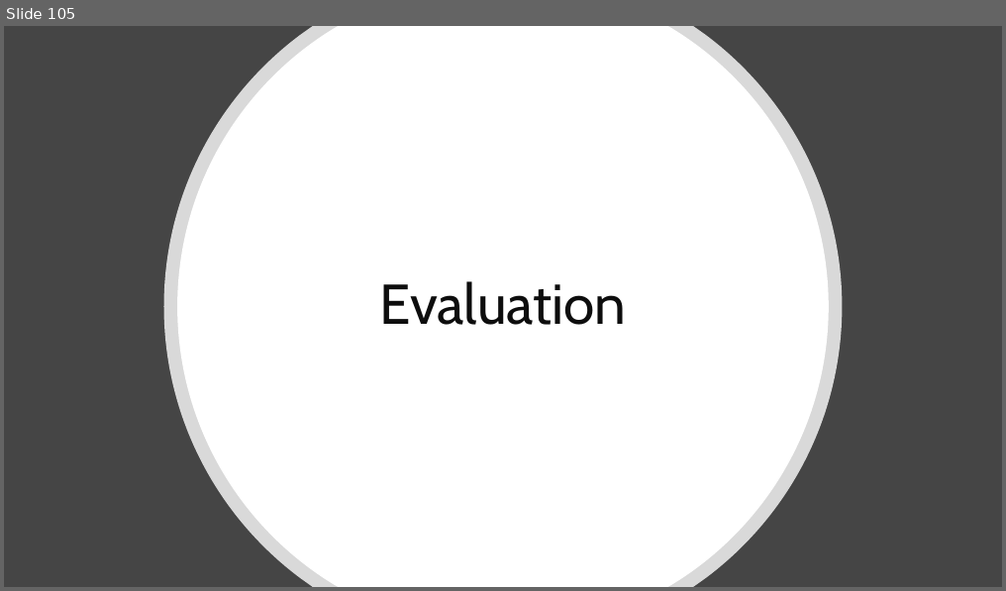
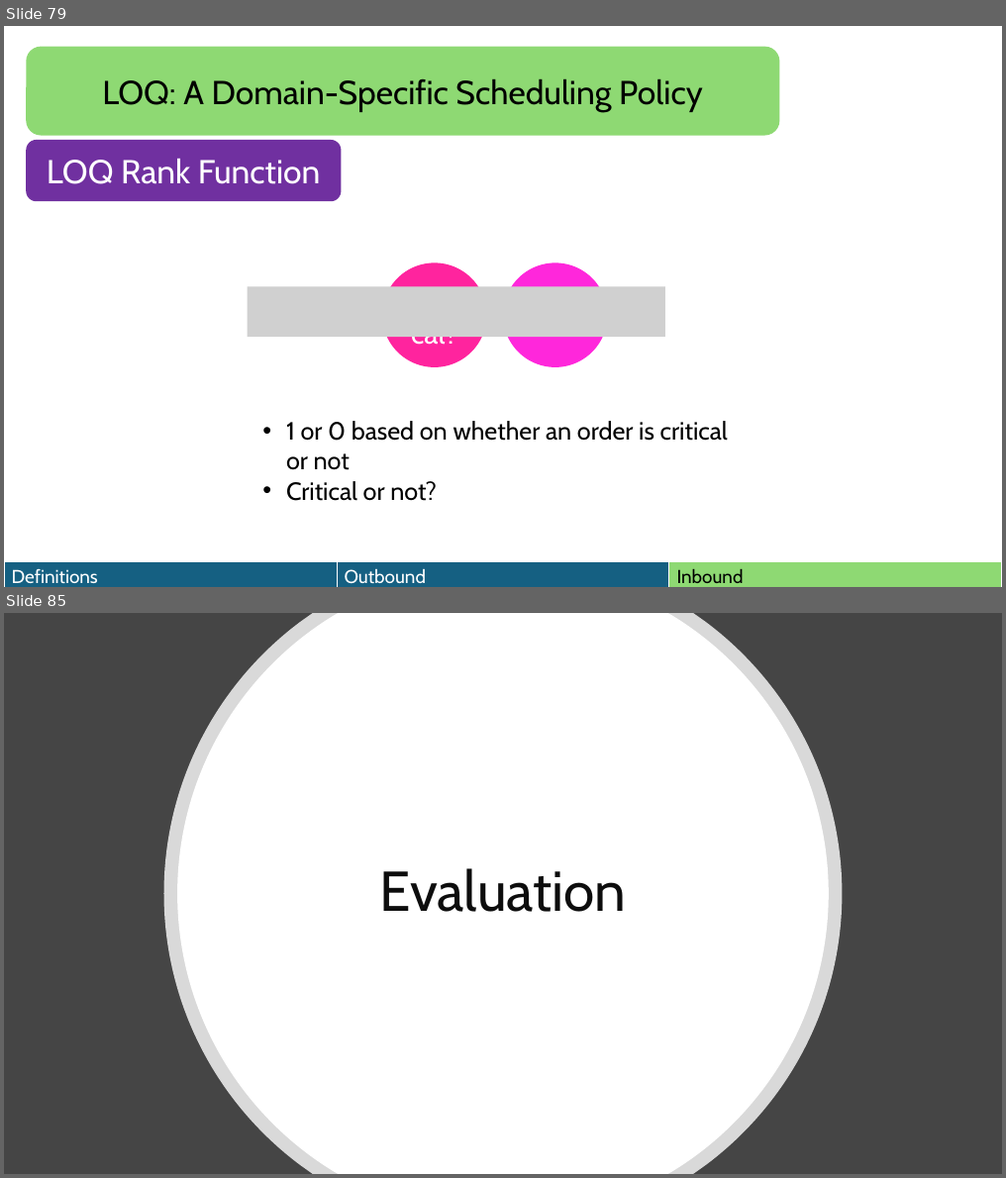
Before and after one commit to HaseebLUMS/Onyx-Presentation, a slide deck: thesis-latency-fairness.pptx. Shown one above the other, each under a label of ours: slide 105 before the commit, slides 79 and 85 after it; the slides between them are not shown. The pictures are 1006x591 and 1006x1178 pixels, drawn with LibreOffice and Linux fonts; fonts in the diff are those of the drawing; grey boxes stand for pictures. Boxes give left, top, right and bottom in pixels: in the first picture for what was removed or moved away, otherwise in the second. Text is boxed around its words. In the diff, an @@ line names an element or a change of style, - is before the commit and + after.

```diff
--- a/thesis-latency-fairness.pptx
+++ b/thesis-latency-fairness.pptx
@@ slide 79 added at [4,26,1002,587], background #FFFFFF @@
@@ rounded rectangle added at [26,46,779,135], fill #8ED973, 32 pt, text #000000 @@
+LOQ: A Domain-Specific Scheduling Policy
@@ rounded rectangle added at [26,140,341,201], fill #7030A0, 32 pt, text #FFFFFF @@
+LOQ Rank Function
@@ picture added at [248,286,665,337] @@
@@ ellipse added at [382,264,487,369], fill #FF249E, 28 pt, text #FFFFFF @@
+Critical?
@@ ellipse added at [503,264,608,369], fill #FF27DB, 40 pt, text #FFFFFF @@
+ts
@@ text added at [286,421,728,501], 24 pt, text #000000 @@
+• 1 or 0 based on whether an order is critical or not
+• Critical or not?
@@ table added at [4,563,1001,587], 1 rows, 3 columns @@
+Definitions | Outbound | Inbound
@@ what was slide 105 is now slide 85 @@
```
Also in this commit, not shown: 3 slides changed, 16 other slides added, 37 slides removed, 1 other file.
